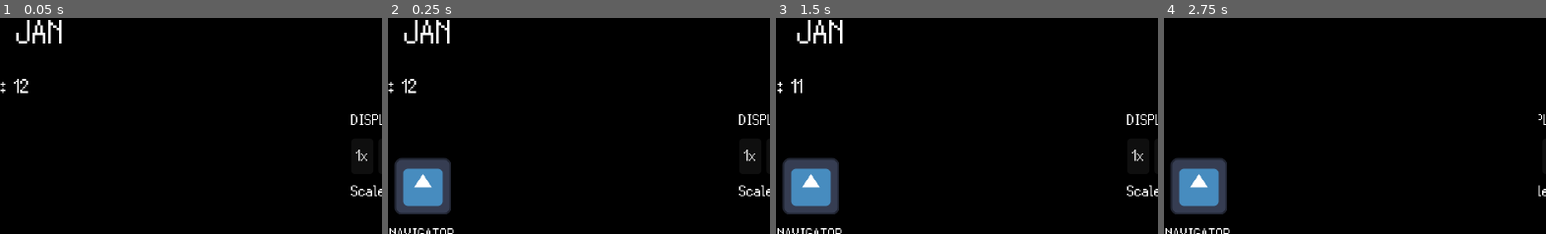
Above: before the commit, frames 1-4 (left to right).
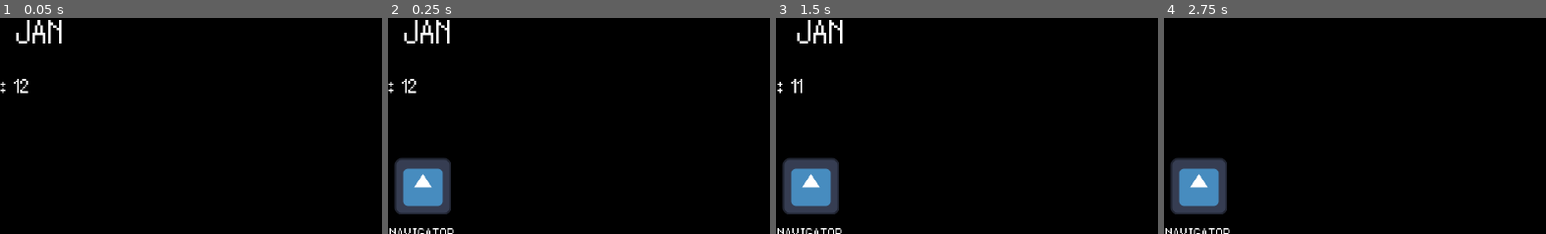
Above: after the commit, the same moments.

Repository: GYU-GAZE/NULL-NETWORK
Game: Godot game, scene res://core/main.tscn
Same seed, same stepped clock (60 frames per second), same inputs: the game is played once before the commit and once after it. The engine's default icon, where the game draws it, is replaced by a stand-in: a white triangle on a blue panel in a dark square.
Inputs (mouse positions are % of the whole screen's width and height, from its top left):
- Up to frame 1 (0.05 s): no input
- Up to frame 2 (0.25 s): no input
- Up to frame 3 (1.5 s): click (97, 76) at 0.5 s, where only the run before the commit has a clickable "1x"; click "Debug: Passar tempo" at 1.25 s
- Up to frame 4 (2.75 s): click (94, 2) at 2 s
The pictures show only the part of the screen within x 50-100%, y 44-94%; the shares and areas given below are measured in that part.

The runs differ from the first frame. In frame 1, 0.5% of the frame differs, in the area x 91-100%, y 44-83%; in frame 2, 0.5%; in frame 3, 0.5%; in frame 4, 0.1%.

Commit message:
refactor(desktop): remove obsolete display scale panel

Diff:
--- a/systems/desktop/desktop.tscn
+++ b/systems/desktop/desktop.tscn
@@ -85,53 +85,3 @@
 layout_mode = 2
 size_flags_vertical = 0
 text = "Debug: Passar tempo"
-
-[node name="DisplayScalePanel" type="PanelContainer" parent="." unique_id=749841381]
-layout_mode = 0
-offset_left = 615.0
-offset_top = 230.0
-offset_right = 741.0
-offset_bottom = 309.0
-
-[node name="ScaleMargin" type="MarginContainer" parent="DisplayScalePanel" unique_id=1874318105]
-layout_mode = 2
-
-[node name="ScaleVBox" type="VBoxContainer" parent="DisplayScalePanel/ScaleMargin" unique_id=1414320017]
-layout_mode = 2
-
-[node name="ScaleTitleLabel" type="Label" parent="DisplayScalePanel/ScaleMargin/ScaleVBox" unique_id=501231794]
-layout_mode = 2
-text = "DISPLAY SCALE"
-
-[node name="ScaleButtonsHBox" type="HBoxContainer" parent="DisplayScalePanel/ScaleMargin/ScaleVBox" unique_id=246388107]
-layout_mode = 2
-
-[node name="Scale1xButton" type="Button" parent="DisplayScalePanel/ScaleMargin/ScaleVBox/ScaleButtonsHBox" unique_id=1717657694]
-unique_name_in_owner = true
-layout_mode = 2
-text = "1x"
-
-[node name="Scale2xButton" type="Button" parent="DisplayScalePanel/ScaleMargin/ScaleVBox/ScaleButtonsHBox" unique_id=1224184622]
-unique_name_in_owner = true
-layout_mode = 2
-text = "2x"
-
-[node name="Scale3xButton" type="Button" parent="DisplayScalePanel/ScaleMargin/ScaleVBox/ScaleButtonsHBox" unique_id=911309741]
-unique_name_in_owner = true
-layout_mode = 2
-text = "3x"
-
-[node name="Scale4xButton" type="Button" parent="DisplayScalePanel/ScaleMargin/ScaleVBox/ScaleButtonsHBox" unique_id=1850967579]
-unique_name_in_owner = true
-layout_mode = 2
-text = "4x"
-
-[node name="ScaleAutoButton" type="Button" parent="DisplayScalePanel/ScaleMargin/ScaleVBox/ScaleButtonsHBox" unique_id=782420629]
-unique_name_in_owner = true
-layout_mode = 2
-text = "AUTO"
-
-[node name="ScaleStatusLabel" type="Label" parent="DisplayScalePanel/ScaleMargin/ScaleVBox" unique_id=1404678576]
-unique_name_in_owner = true
-layout_mode = 2
-text = "Scale: -"
